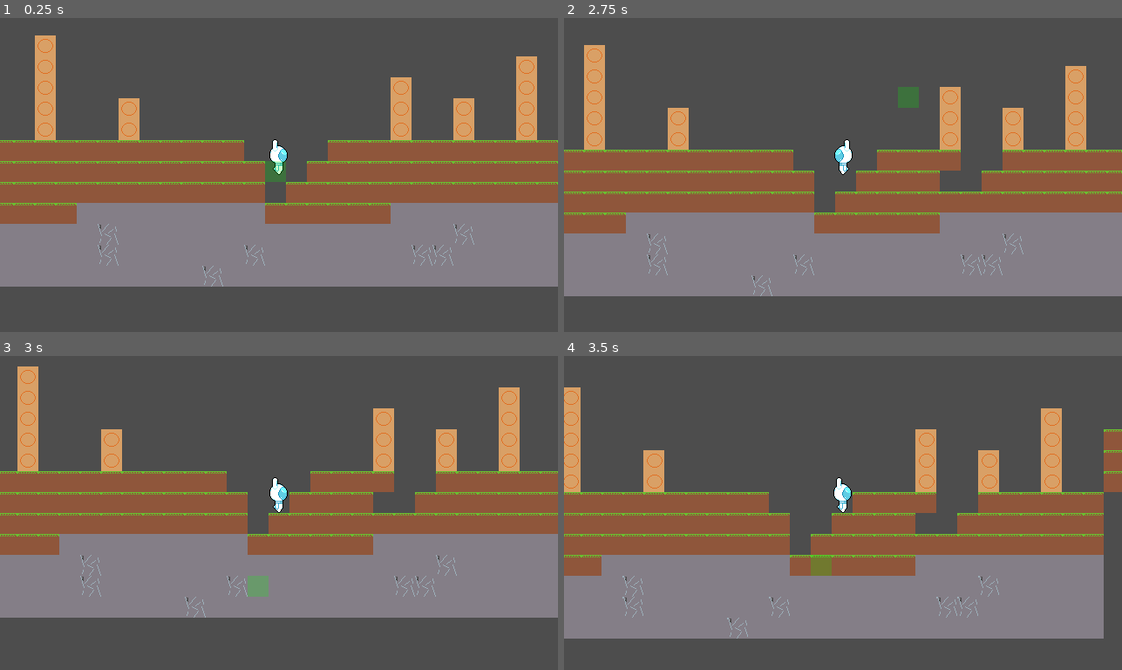
Above: before the commit, frames 1-4 (two rows, left to right).
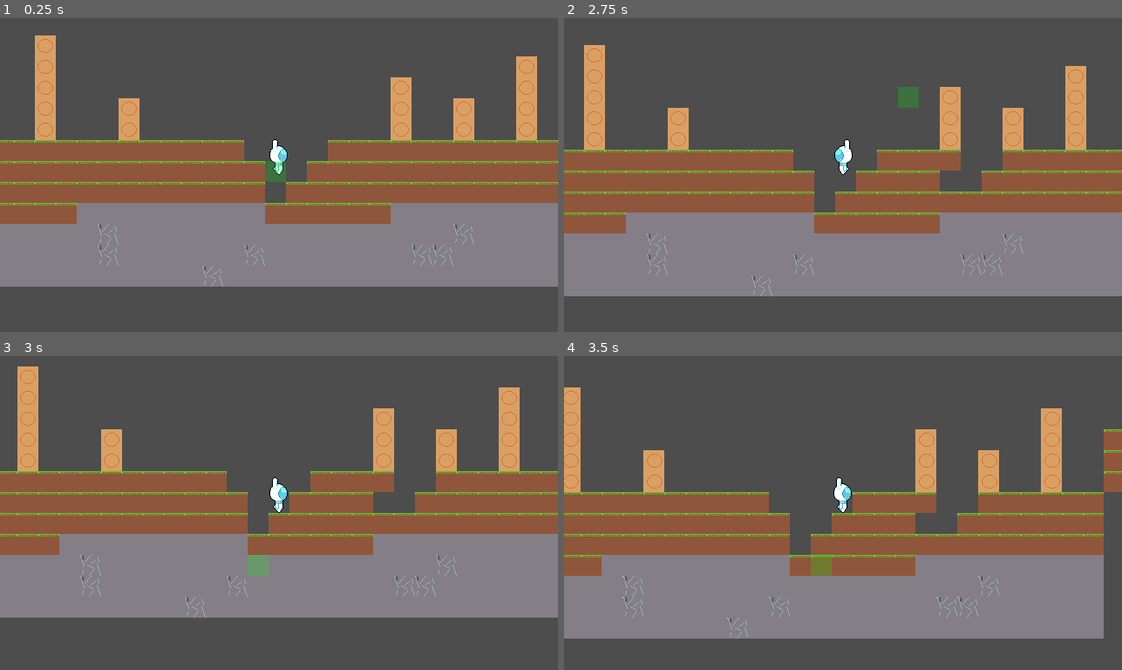
Above: after the commit, the same moments.

Repository: GriffinRio/Game-likeJam10
Game: Godot game, scene res://main.tscn
The game is run twice, just before and just after one commit, with the same random seed, the same clock (stepped at 60 frames per second) and the same inputs.
Inputs (mouse positions are in pixels of both pictures, inside the frame that each line leads up to):
- Up to frame 1 (0.25 s): no input
- Up to frame 2 (2.75 s): move the mouse to (965, 159) at 0.52 s; press the mouse at (965, 159) at 0.53 s; hold D (Move_Right) 0.53-2.03 s; tap W (Jump) at 0.77, 1.52 s; move the mouse to (731, 190) at 1.27 s; release the mouse at (731, 190) at 1.28 s; right-click (731, 190) at 1.35 s; move the mouse to (898, 105) at 2.02 s; hold A (Move_Left) from 2.03 s (still down); hold Mouse wheel down (Switch_Item_Down) from 2.03 s (still down)
- Up to frame 3 (3 s): move the mouse to (251, 575) at 2.77 s; release A (Move_Left) at 2.78 s; release Mouse wheel down (Switch_Item_Down) at 2.78 s; hold D (Move_Right) from 2.78 s (still down); tap Mouse wheel up (Switch_Item_Up) at 2.85 s
- Up to frame 4 (3.5 s): keep holding D (Move_Right); tap W (Jump) at 3.02 s

Frames 1-2 are identical in both runs. In frame 3, 0.5% of the frame differs, in the area x 44-49%, y 63-77%; in frame 4, nothing differs.

Commit message:
Made map_coord function static so it can be called without reference to tilemap

Diff:
--- a/gameLikeJam10/tile_map.gd
+++ b/gameLikeJam10/tile_map.gd
@@ -5,9 +5,13 @@
 signal block_placed(block : Block)
 
 const EMPTY_TILE = Vector2i(-1,-1)
+const TILE_SIZE = 24
 
 @onready var highlight: MeshInstance2D = $Highlight
 @onready var tile_layer: TileMapLayer = $TileLayer
+
+static func map_coord(position : Vector2) -> Vector2i:
+	return Vector2i(floor(position/TILE_SIZE))
 
 # Called when the node enters the scene tree for the first time.
 func _ready() -> void:
@@ -16,9 +20,6 @@
 # Called every frame. 'delta' is the elapsed time since the previous frame.
 func _process(delta: float) -> void:
 	pass
-
-func map_coord(mouse_position):
-	return tile_layer.local_to_map(mouse_position)
 
 func highlight_block(mouse_position):
 	highlight.position = tile_layer.map_to_local(mouse_position)
